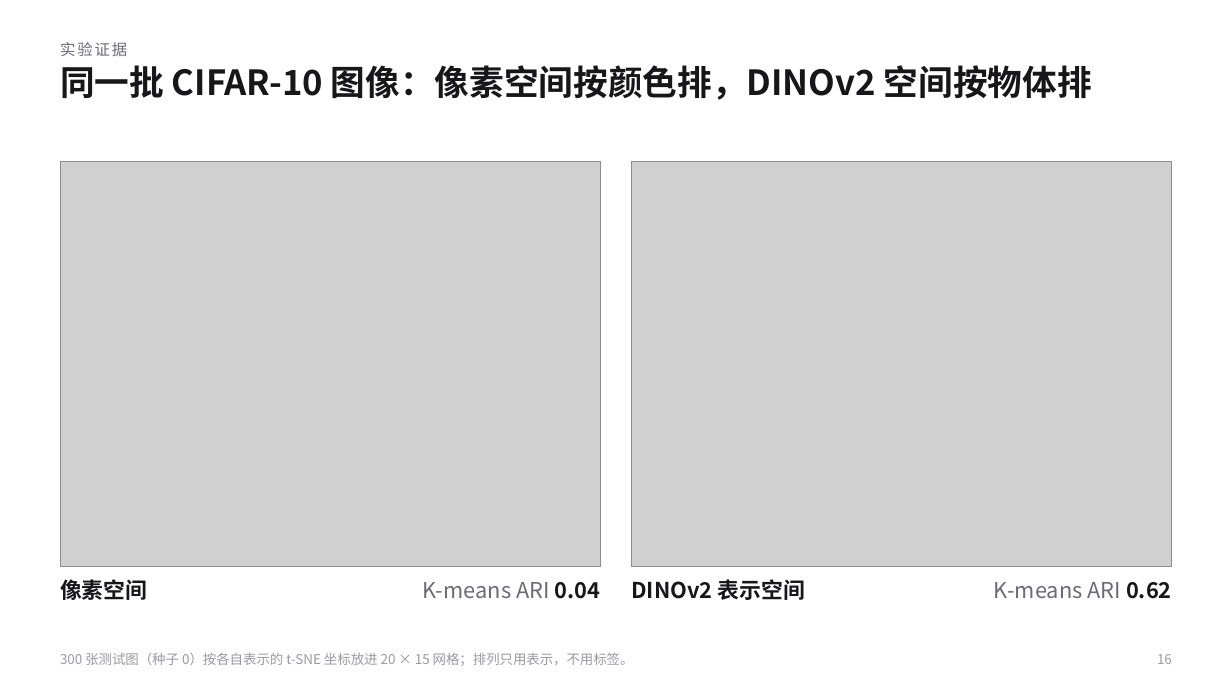
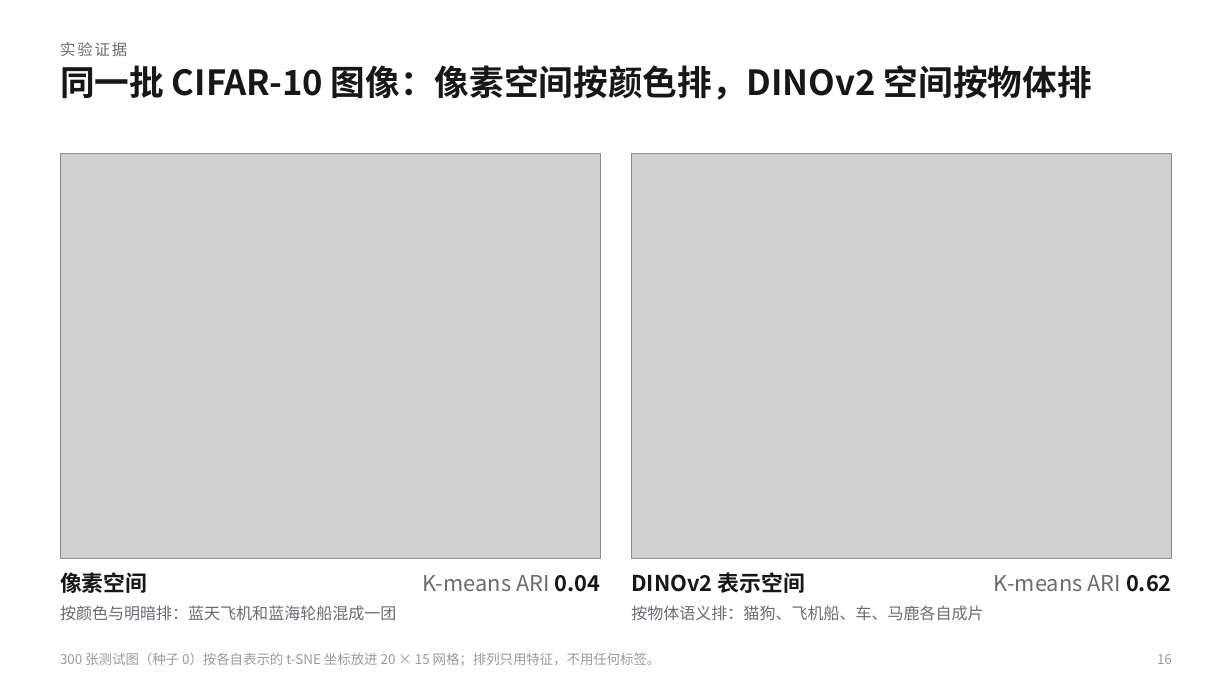
Before and after one commit to KQYaili/DeepClustering-Survey, a slide deck: slide 16 of presentation/deep-clustering-evolution-selection-guide.pptx. Drawn at 1232x693 pixels with LibreOffice and Linux fonts; fonts in the diff are those of the drawing; grey boxes stand for pictures. Boxes give left, top, right and bottom in pixels: in the first picture for what was removed or moved away, otherwise in the second. Text is boxed around its words. In the diff, an @@ line names an element or a change of style, - is before the commit and + after.

```diff
--- a/presentation/deep-clustering-evolution-selection-guide.pptx
+++ b/presentation/deep-clustering-evolution-selection-guide.pptx
@@ picture: place and size @@
-picture at [60, 162, 601, 567]
+picture at [60, 153, 601, 558]
@@ picture: place and size @@
-picture at [631, 162, 1172, 567]
+picture at [631, 153, 1172, 558]
@@ text "像素空间": place and size @@
-text "像素空间" at [60, 579, 147, 600]
+text "像素空间" at [60, 572, 147, 593]
@@ text "K-means ARI 0.04": place and size @@
-text "K-means ARI 0.04" at [423, 582, 601, 599]
+text "K-means ARI 0.04" at [423, 575, 601, 592]
@@ text "DINOv2 表示空间": place and size @@
-text "DINOv2 表示空间" at [631, 579, 805, 600]
+text "DINOv2 表示空间" at [631, 572, 805, 593]
@@ text "K-means ARI 0.62": place and size @@
-text "K-means ARI 0.62" at [994, 582, 1172, 599]
+text "K-means ARI 0.62" at [994, 575, 1172, 592]
@@ text added at [60, 605, 396, 620], 12.5 pt, text #6B6B73 @@
+按颜色与明暗排：蓝天飞机和蓝海轮船混成一团
@@ text added at [631, 605, 983, 621], 12.5 pt, text #6B6B73 @@
+按物体语义排：猫狗、飞机船、车、马鹿各自成片
@@ text at [60, 653, 661, 666]: text changed @@
-300 张测试图（种子 0）按各自表示的 t-SNE 坐标放进 20 × 15 网格；排列只用表示，不用标签。
+300 张测试图（种子 0）按各自表示的 t-SNE 坐标放进 20 × 15 网格；排列只用特征，不用任何标签。
```
Also in this commit, not shown: 28 other slides changed, 17 other files.
